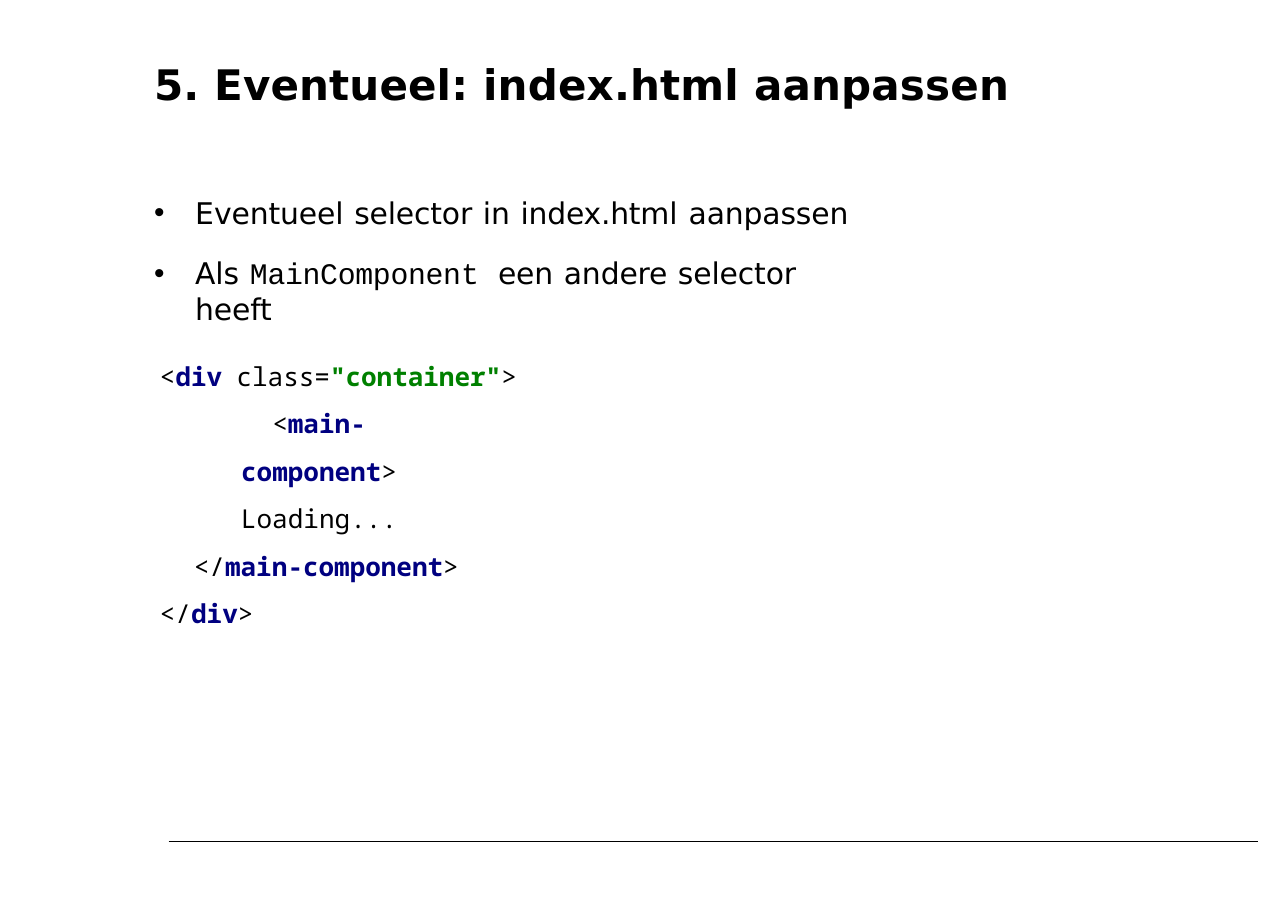
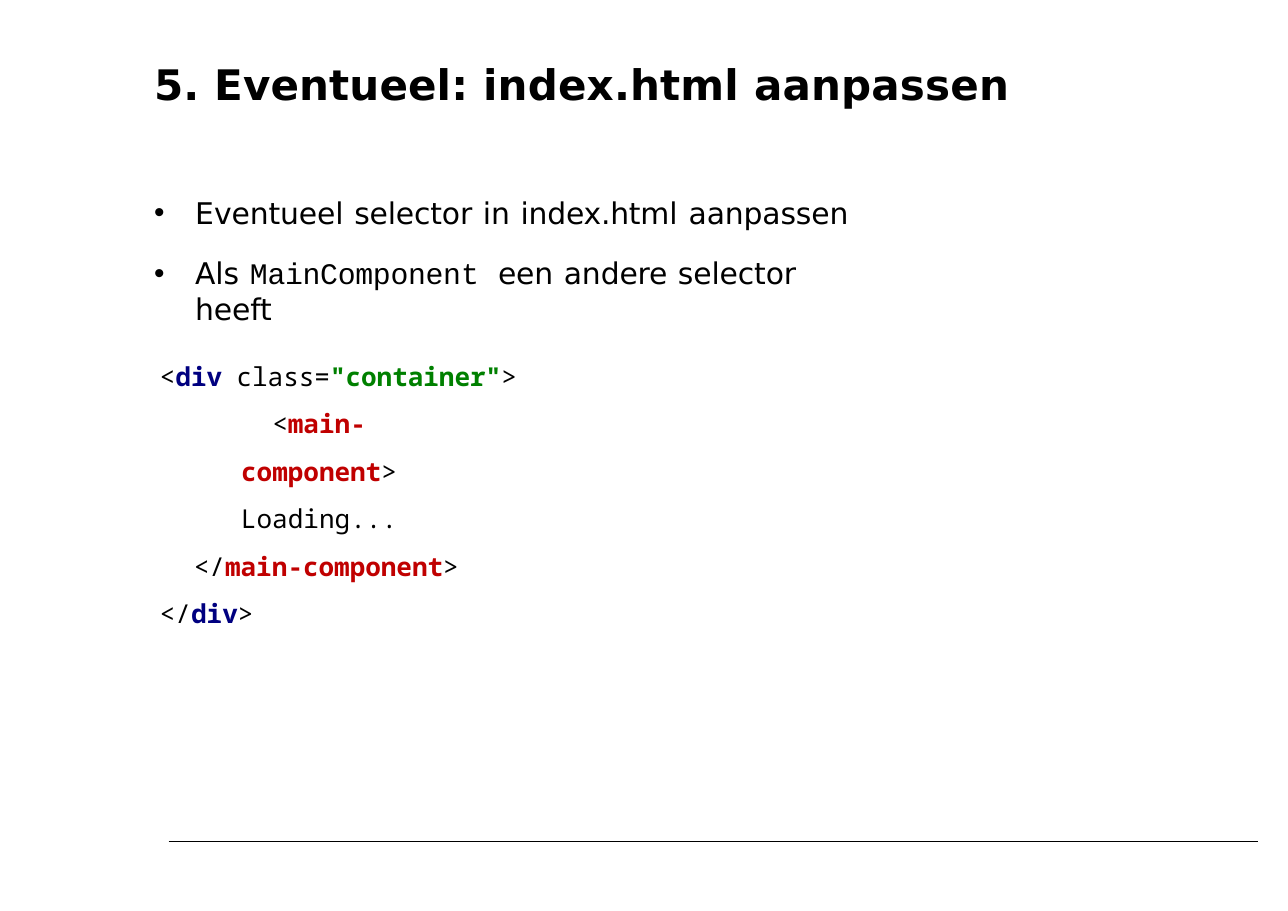
Before and after one commit to petereijgermans11/workshop-angular7, a slide deck: slide 8 of PPT/05- Angular Routing.pptx. Drawn at 1288x911 pixels with LibreOffice and Linux fonts; fonts in the diff are those of the drawing. Boxes give left, top, right and bottom in pixels: in the first picture for what was removed or moved away, otherwise in the second. Text is boxed around its words. In the diff, an @@ line names an element or a change of style, - is before the commit and + after.

```diff
--- a/PPT/05- Angular Routing.pptx
+++ b/PPT/05- Angular Routing.pptx
@@ text at bbox=[194, 413, 459, 582]: text colour #000080 to #C00000 in "<main‐component>", "</main‐component>" @@
```
Also in this commit, not shown: 8 other slides changed, 5 other files.
